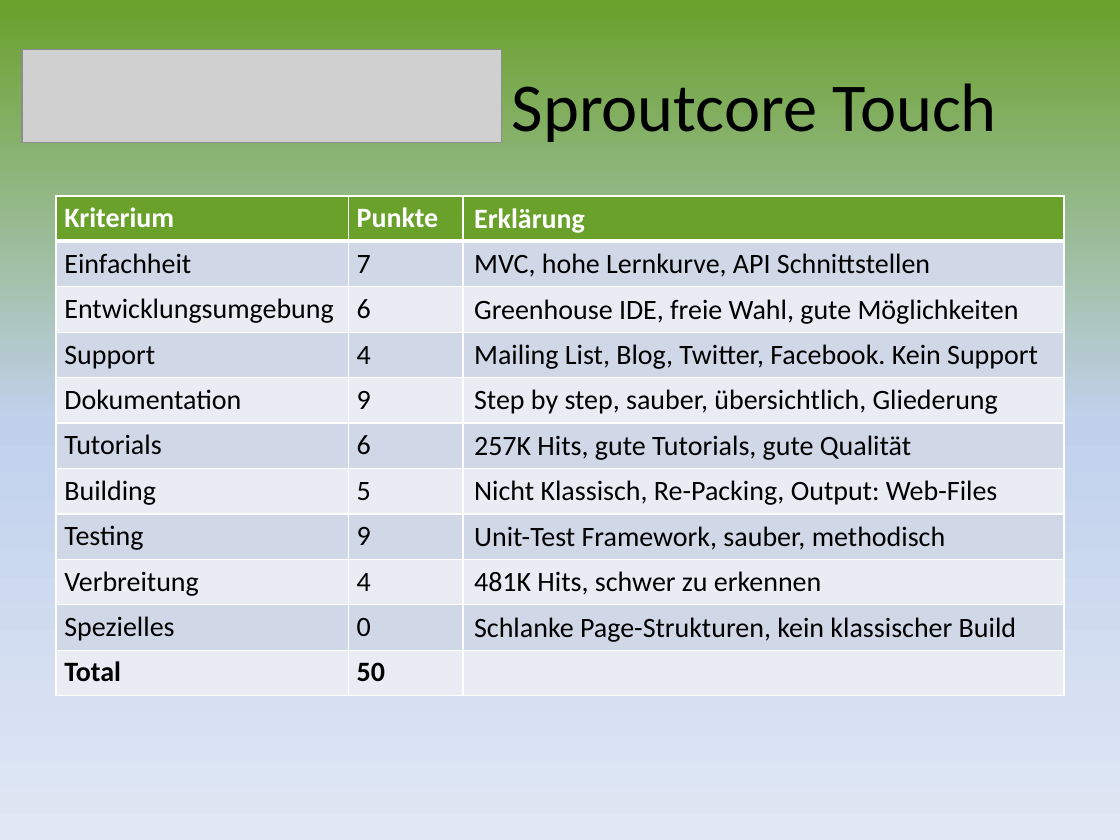
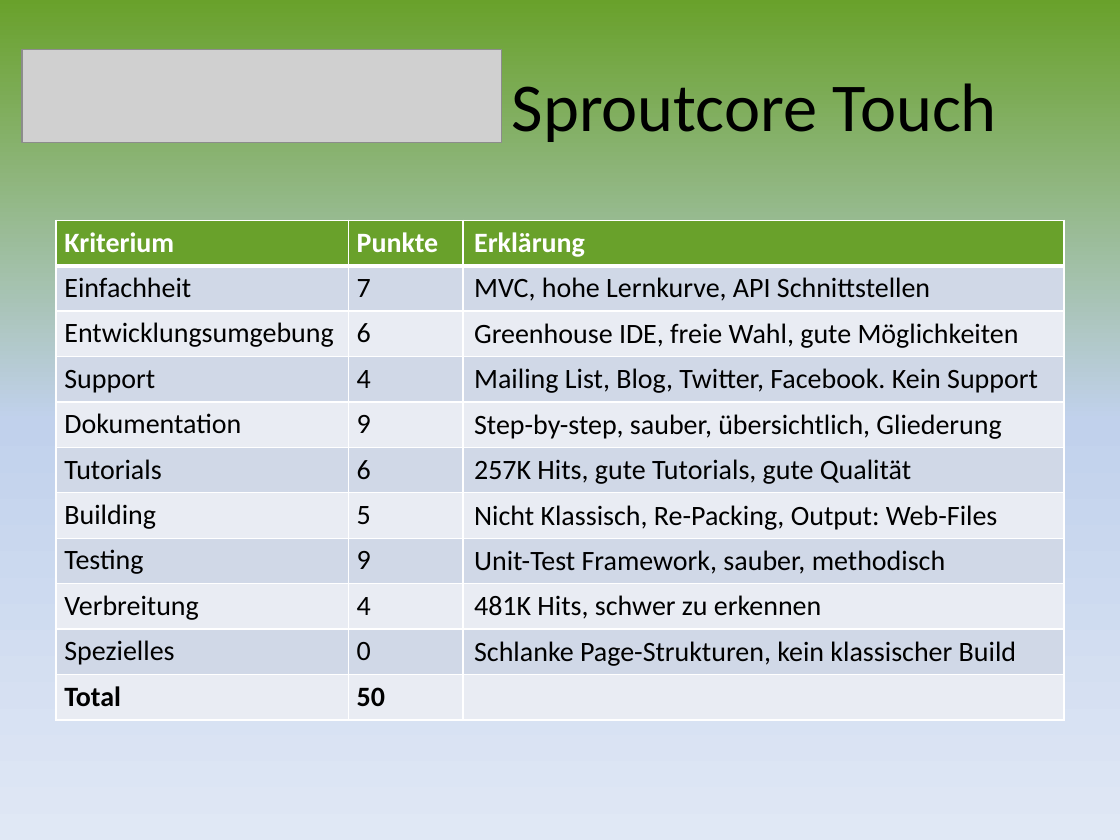
Before and after one commit to mtwords/hand-held, a slide deck: slide 19 of Documents/10_Frameworks_Presentation.pptx. Drawn at 1120x840 pixels with LibreOffice and Linux fonts; fonts in the diff are those of the drawing; grey boxes stand for pictures. Boxes give left, top, right and bottom in pixels: in the first picture for what was removed or moved away, otherwise in the second. Text is boxed around its words. In the diff, an @@ line names an element or a change of style, - is before the commit and + after.

```diff
--- a/Documents/10_Frameworks_Presentation.pptx
+++ b/Documents/10_Frameworks_Presentation.pptx
@@ table at box(56, 221, 1064, 720) @@
-row 5, column 3: Step by step, sauber, übersichtlich, Gliederung
+row 5, column 3: Step-by-step, sauber, übersichtlich, Gliederung
@@ table: place and size @@
-table at box(56, 196, 1064, 696)
+table at box(56, 221, 1064, 720)
```
Also in this commit, not shown: 1 other slide changed, 5 slides added, 1 slide removed.
